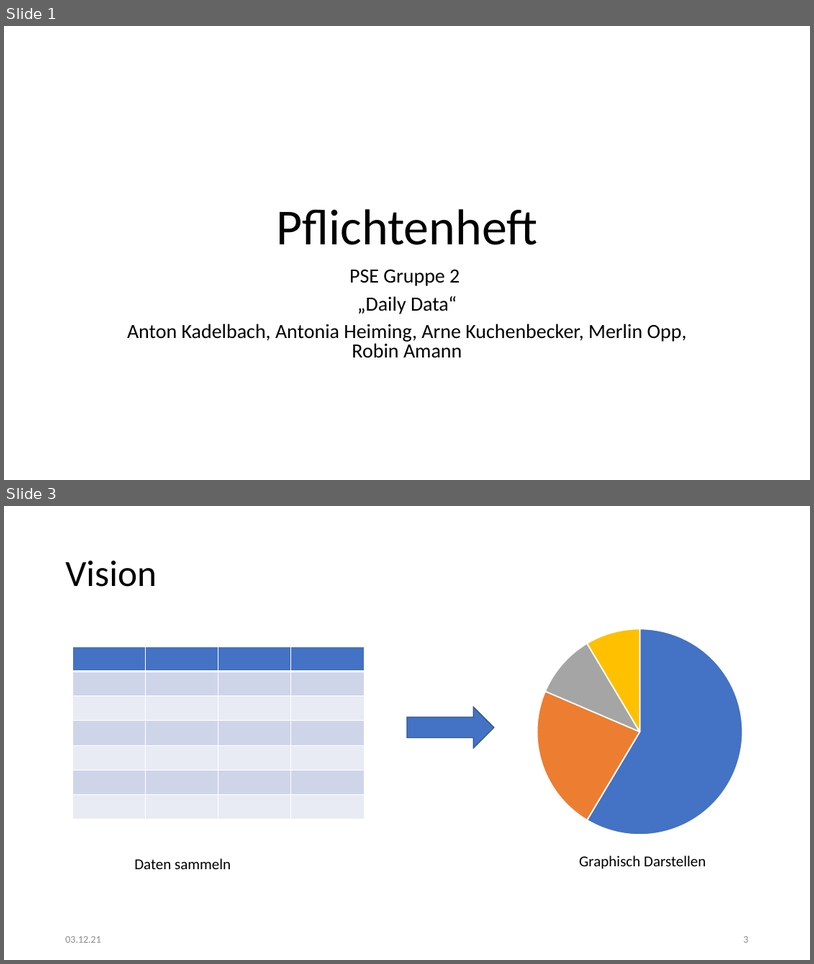
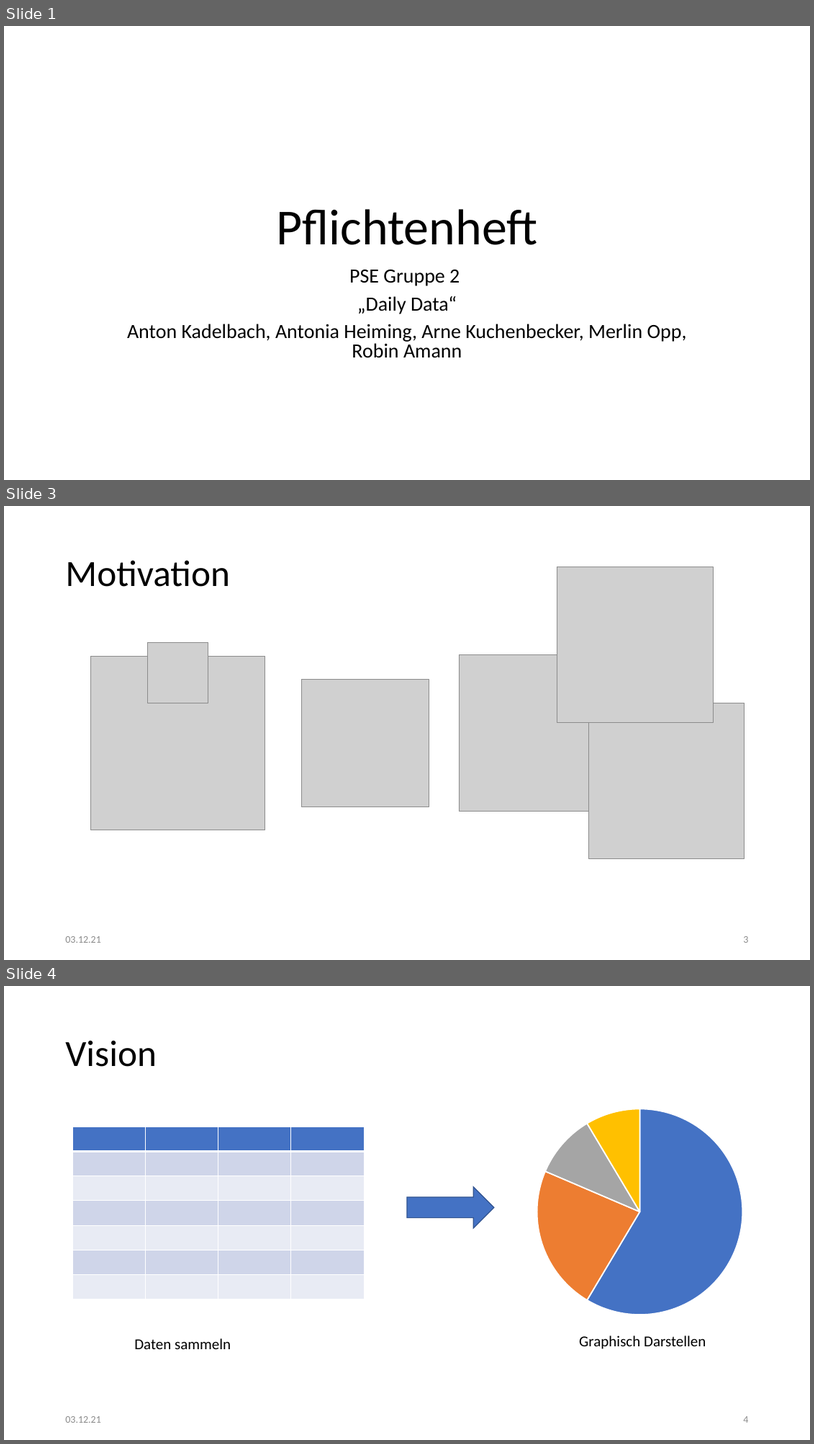
Before and after one commit to kittyahy/PSEAppGruppe2, a slide deck: Praesentationen/01-Definitionsphase/Präsentation.pptx. Shown one above the other, each under a label of ours: slides 1 and 3 before the commit, slides 1, 3 and 4 after it; the slides between them are not shown. The pictures are 814x964 and 814x1444 pixels, drawn with LibreOffice and Linux fonts; fonts in the diff are those of the drawing; grey boxes stand for pictures. Boxes give left, top, right and bottom in pixels: in the first picture for what was removed or moved away, otherwise in the second. Text is boxed around its words. In the diff, an @@ line names an element or a change of style, - is before the commit and + after.

```diff
--- a/Praesentationen/01-Definitionsphase/Präsentation.pptx
+++ b/Praesentationen/01-Definitionsphase/Präsentation.pptx
@@ slide 3 added at box(4, 506, 810, 960), background #FFFFFF @@
@@ title added at box(65, 560, 230, 587), 44 pt, text #000000 @@
+Motivation
@@ picture added at box(558, 567, 714, 723) @@
@@ picture added at box(91, 656, 265, 830) @@
@@ picture added at box(148, 642, 208, 703) @@
@@ picture added at box(460, 655, 615, 811) @@
@@ picture added at box(301, 679, 430, 807) @@
@@ picture added at box(589, 703, 745, 859) @@
@@ text added at box(65, 936, 101, 942), 12 pt, text #8C8C8C @@
+03.12.21
@@ page number added at box(743, 936, 748, 942), 12 pt, text #8C8C8C @@
+3
@@ what was slide 3 is now slide 4 @@
@@ page number at box(743, 1416, 748, 1422): text changed @@
-3
+4
```
Also in this commit, not shown: 4 slides changed.
